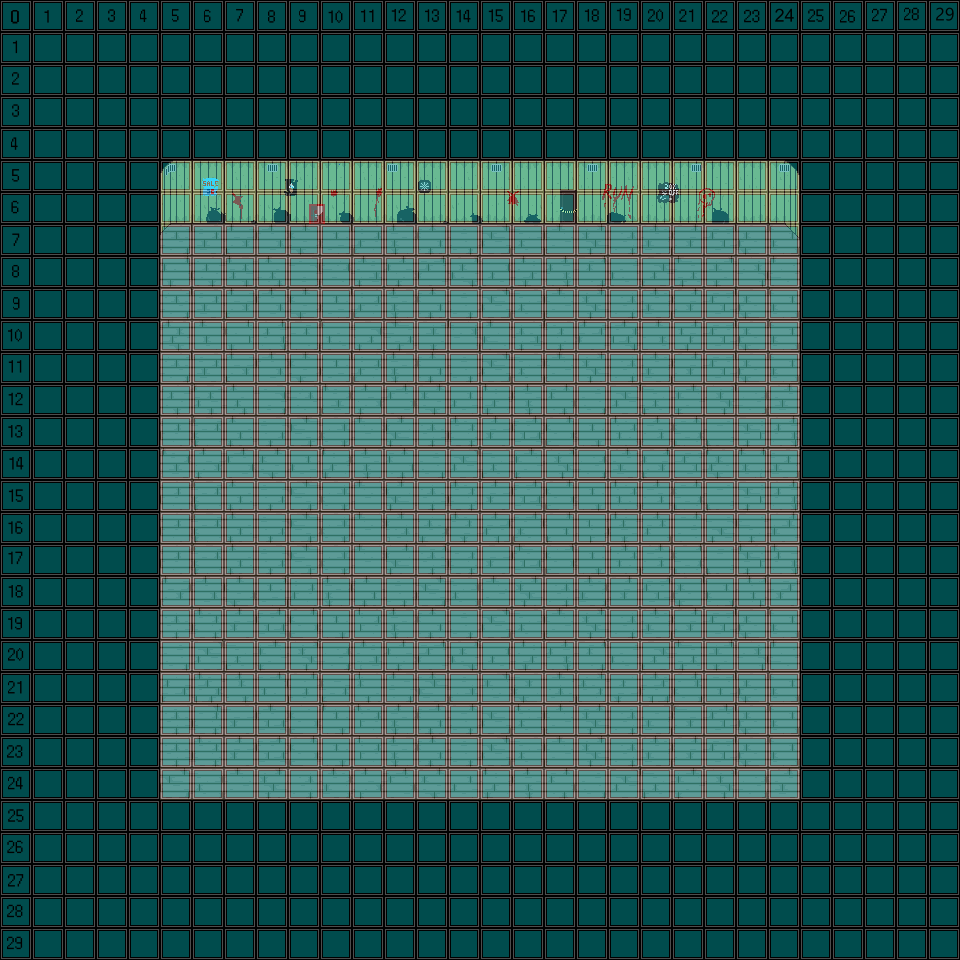
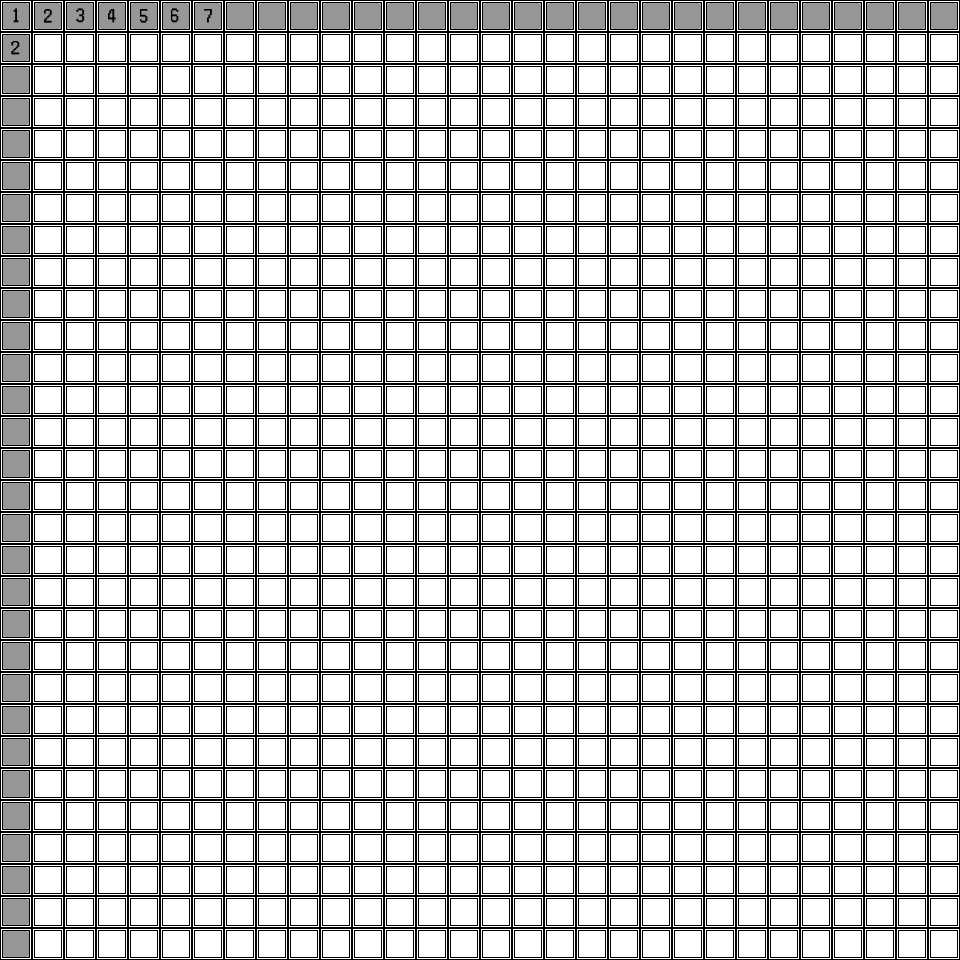
Layers edited between the first and the second 960×960 image:
removed layer "grid template map numbered.png" (was 30%) over bbox(1, 1, 959, 959)
painted on "Background" over bbox(1, 1, 959, 959)
